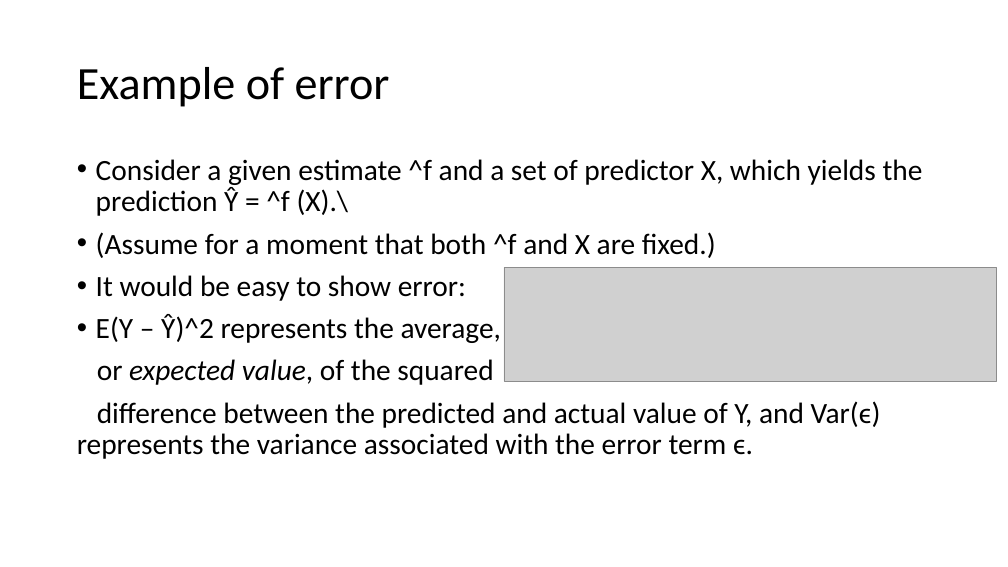
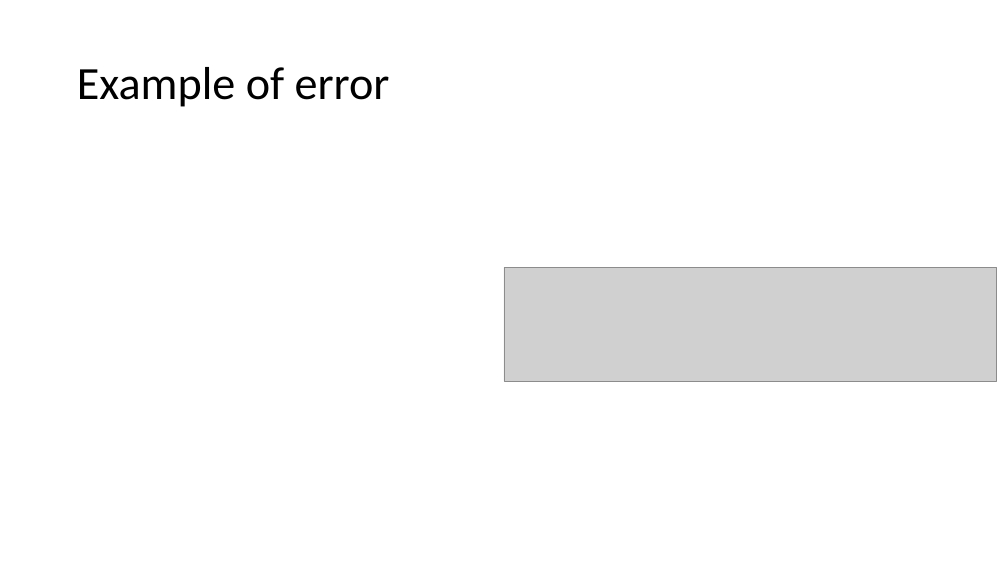
Before and after one commit to TseChapman/PresentationMaterials, a slide deck: slide 8 of Presentation Materials/Chapter 2/Chapter 2 Presentation.pptx. Drawn at 1008x567 pixels with LibreOffice and Linux fonts; fonts in the diff are those of the drawing; grey boxes stand for pictures. Boxes give left, top, right and bottom in pixels: in the first picture for what was removed or moved away, otherwise in the second. Text is boxed around its words. In the diff, an @@ line names an element or a change of style, - is before the commit and + after.

```diff
--- a/Presentation Materials/Chapter 2/Chapter 2 Presentation.pptx
+++ b/Presentation Materials/Chapter 2/Chapter 2 Presentation.pptx
@@ text removed at (77, 159, 923, 459) @@
-• Consider a given estimate ^f and a set of predictor X, which yields the prediction Ŷ = ^f (X).\
-• (Assume for a moment that both ^f and X are fixed.)
-• It would be easy to show error:
-• E(Y – Ŷ)^2 represents the average,
-or expected value, of the squared
-difference between the predicted and actual value of Y, and Var(ϵ) represents the variance associated with the error term ϵ.
```
Also in this commit, not shown: 8 other slides changed, 6 slides added, 3 slides removed, 5 other files.
